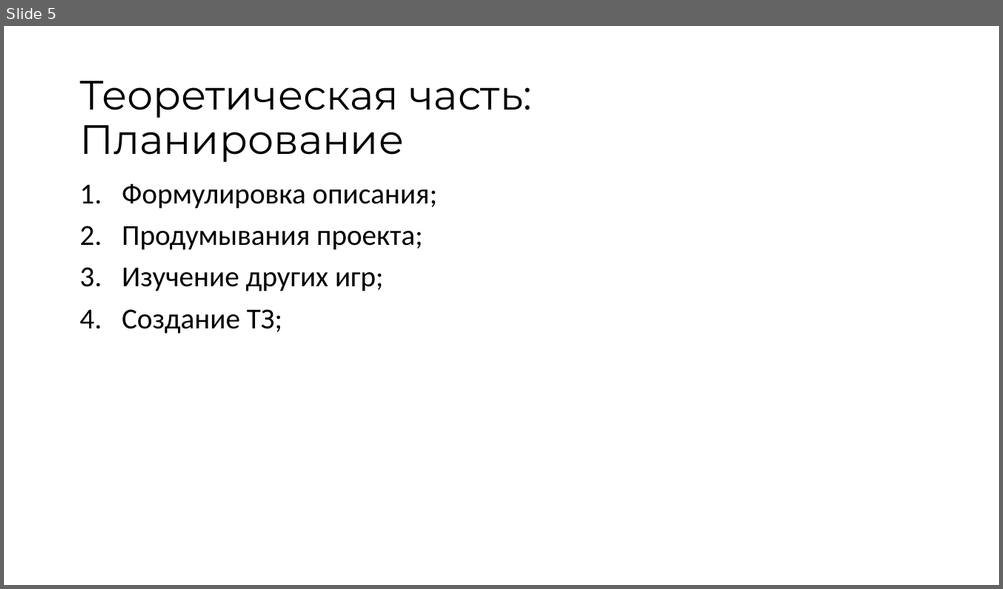
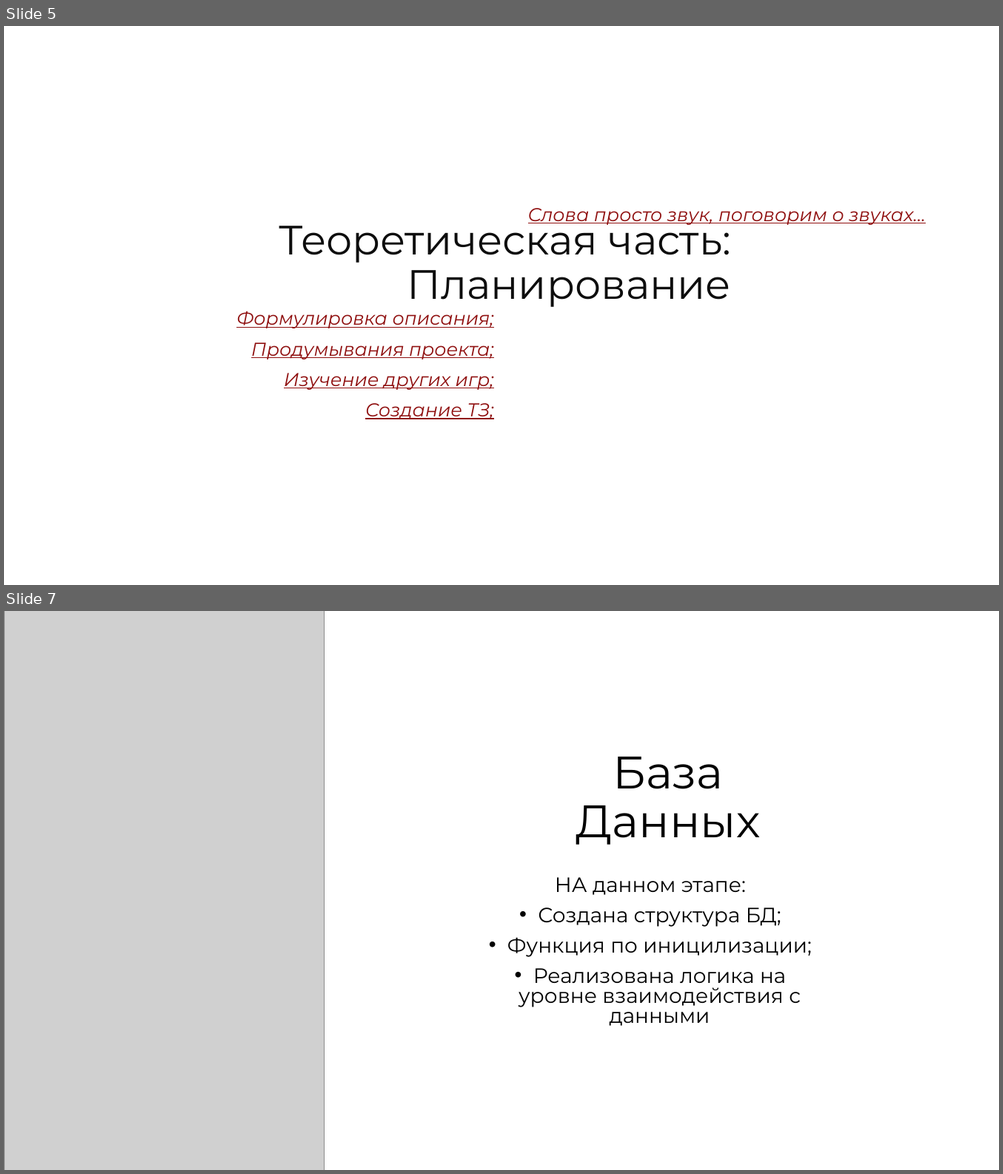
Before and after one commit to Batonchi/gameProject, a slide deck: проект ял2.pptx. Shown one above the other, each under a label of ours: slide 5 before the commit, slides 5 and 7 after it; the slides between them are not shown. The pictures are 1003x589 and 1003x1174 pixels, drawn with LibreOffice and Linux fonts; fonts in the diff are those of the drawing; grey boxes stand for pictures. Boxes give left, top, right and bottom in pixels: in the first picture for what was removed or moved away, otherwise in the second. Text is boxed around its words. In the diff, an @@ line names an element or a change of style, - is before the commit and + after.

```diff
--- a/проект ял2.pptx
+++ b/проект ял2.pptx
@@ slide 7 added at (x1=4, y1=611, x2=999, y2=1170), background #FFFFFF @@
@@ picture added at (x1=4, y1=611, x2=324, y2=1170) @@
@@ title added at (x1=576, y1=757, x2=760, y2=845), 44 pt, text #000000 @@
+База Данных
@@ text added at (x1=507, y1=877, x2=811, y2=1026), 20 pt, text #000000 @@
+НА данном этапе:
+• Создана структура БД;
+• Функция по иницилизации;
+• Реализована логика на уровне взаимодействия с данными
@@ slide 5 changed as well @@
@@ title "Теоретическая часть: Планирование" moved from (x1=79, y1=81, x2=532, y2=162) to (x1=279, y1=215, x2=731, y2=307) @@
@@ title "Теоретическая часть: Планирование" at (x1=279, y1=215, x2=731, y2=307): text colour #000000 to #0D0D0D; alignment left to right @@
@@ text added at (x1=528, y1=208, x2=925, y2=225), 18 pt, text #8F0F0F, italic, underline @@
+Слова просто звук, поговорим о звуках…
@@ text "Формулировка описания;" moved from (x1=122, y1=184, x2=438, y2=334) to (x1=236, y1=311, x2=494, y2=420) @@
@@ text "Формулировка описания;" at (x1=236, y1=311, x2=494, y2=420): size 28 to 18 pt, font Calibri to Montserrat, text colour #000000 to #8F0F0F, italic on, underline on; alignment left to right; bullet 1. to none @@
```
Also in this commit, not shown: 6 other slides changed, 3 other slides added, 4 slides removed, 1 other file.
